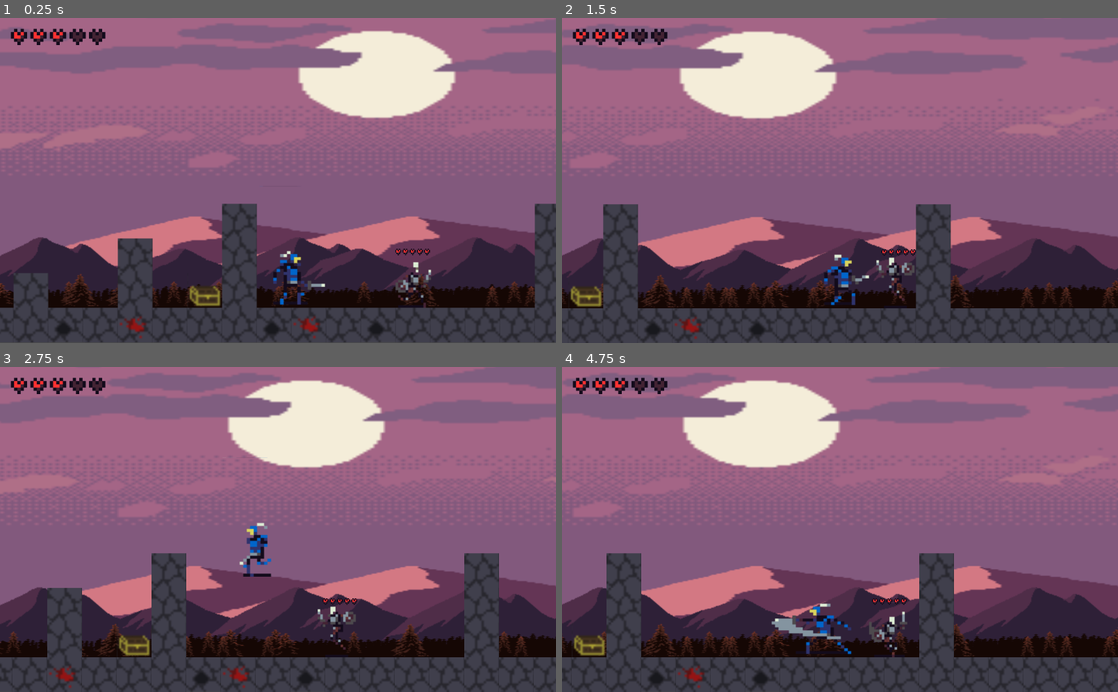
Above: before the commit, frames 1-4 (two rows, left to right).
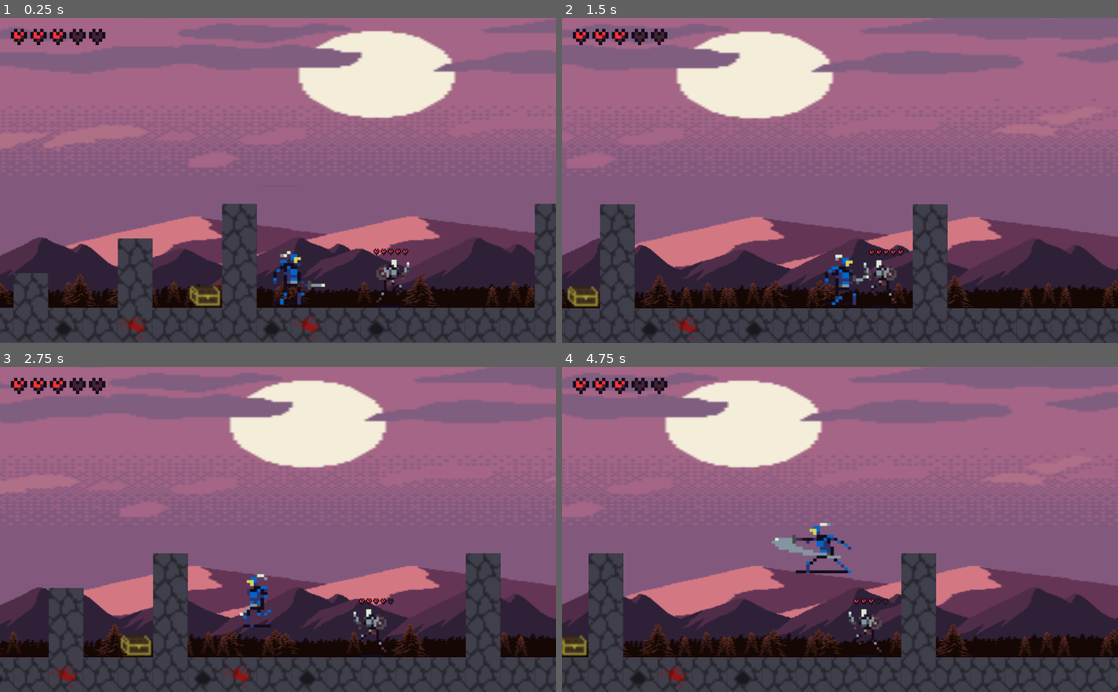
Above: after the commit, the same moments.

Repository: DEDaWil/game_heh
Game: Godot game, scene res://scenes/level.tscn
Same seed, same stepped clock (60 frames per second), same inputs: the game is played once before the commit and once after it.
Inputs (mouse positions are in pixels of both pictures, inside the frame that each line leads up to):
- Up to frame 1 (0.25 s): no input
- Up to frame 2 (1.5 s): move the mouse to (962, 164) at 0.52 s; hold W (player_up) 0.53-1.28 s; hold D (player_right) from 0.53 s (still down); move the mouse to (728, 196) at 1.27 s; click (728, 196) at 1.35 s
- Up to frame 3 (2.75 s): tap W (player_up) at 1.52, 1.55, 1.82 s; move the mouse to (333, 458) at 2.02 s; release D (player_right) at 2.03 s; hold A (player_left) from 2.03 s (still down); hold W (player_up) from 2.03 s (still down)
- Up to frame 4 (4.75 s): move the mouse to (812, 594) at 2.77 s; release A (player_left) at 2.78 s; release W (player_up) at 2.78 s; hold D (player_right) 2.78-4.28 s; click (812, 594) at 2.85 s; tap W (player_up) at 3.02, 3.05, 3.32, 4.52, 4.55 s; move the mouse to (1006, 578) at 3.52 s; hold W (player_up) 3.53-4.28 s; move the mouse to (673, 480) at 4.27 s; hold A (player_left) from 4.28 s (still down); click (673, 480) at 4.35 s

The runs differ from the first frame. In frame 1, 0.6% of the frame differs, in the area x 67-78%, y 70-90%; in frame 2, 3.6%; in frame 3, 2.5%; in frame 4, 12%, in the area x 0-100%, y 0-100%.

Commit message:
fix layers of scenes, fix take damage animation

Diff:
--- a/scenes/player.tscn
+++ b/scenes/player.tscn
@@ -88,6 +88,8 @@
 
 [node name="Player" type="KinematicBody2D"]
 position = Vector2( 92.2597, 86.1677 )
+collision_layer = 2
+collision_mask = 17
 script = ExtResource( 3 )
 
 [node name="Sprite" type="Sprite" parent="."]
@@ -112,3 +114,5 @@
 [node name="RayCast2D" type="RayCast2D" parent="."]
 position = Vector2( 0, 14 )
 cast_to = Vector2( 24, 0 )
+collision_mask = 16
+collide_with_areas = true
--- a/scenes/skeleton.tscn
+++ b/scenes/skeleton.tscn
@@ -19,18 +19,6 @@
 "transitions": PoolRealArray( 1, 1, 1, 1 ),
 "update": 1,
 "values": [ 0, 1, 2, 3 ]
-}
-tracks/1/type = "value"
-tracks/1/path = NodePath("CollisionWhenDead:disabled")
-tracks/1/interp = 1
-tracks/1/loop_wrap = true
-tracks/1/imported = false
-tracks/1/enabled = true
-tracks/1/keys = {
-"times": PoolRealArray( 0 ),
-"transitions": PoolRealArray( 1 ),
-"update": 1,
-"values": [ false ]
 }
 
 [sub_resource type="Animation" id=2]
@@ -68,11 +56,10 @@
 [sub_resource type="RectangleShape2D" id=4]
 extents = Vector2( 7.83157, 11.8287 )
 
-[sub_resource type="RectangleShape2D" id=5]
-extents = Vector2( 6.96653, 0.0774155 )
-
 [node name="skeleton" type="KinematicBody2D"]
 position = Vector2( 7.02469, 11.3476 )
+collision_layer = 16
+collision_mask = 5
 script = ExtResource( 2 )
 
 [node name="Sprite" type="Sprite" parent="."]
@@ -103,9 +90,5 @@
 __meta__ = {
 "_edit_use_anchors_": false
 }
-
-[node name="CollisionWhenDead" type="CollisionShape2D" parent="."]
-position = Vector2( 1.10482, 23.2098 )
-shape = SubResource( 5 )
 [connection signal="death" from="." to="." method="_on_skeleton_death"]
 [connection signal="health_change" from="." to="." method="_on_skeleton_health_change"]
--- a/scripts/player.gd
+++ b/scripts/player.gd
@@ -1,4 +1,6 @@
 extends KinematicBody2D
+
+var Consts = preload("res://scripts/core/consts.gd")
 
 signal update_hud(health)
 
@@ -11,6 +13,7 @@
 
 # vars
 var velocity = Vector2()
+var direction = Consts.Direction.Left
 
 func _ready():
 	emit_signal("update_hud", health)
@@ -23,31 +26,32 @@
 
 	if $Animations.current_animation != "Hit":
 		if Input.is_action_pressed("player_right"):
-			$Animations.play("Run")
-			$RayCast2D.cast_to.x = abs($RayCast2D.cast_to.x)
-			$Sprite.flip_h = false
-			velocity.x = run_speed
+			run(Consts.Direction.Left)
 		elif Input.is_action_pressed("player_left"):
-			$Animations.play("Run")
-			$RayCast2D.cast_to.x = -1 * abs($RayCast2D.cast_to.x)
-			$Sprite.flip_h = true
-			velocity.x = -run_speed
+			run(Consts.Direction.Right)
 		else:
 			$Animations.play("Idle")
 			velocity.x = 0
 
-	if Input.is_action_pressed("player_up") && is_on_floor():
-		velocity.y = -jump
+		if Input.is_action_pressed("player_up") && is_on_floor():
+			velocity.y = -jump
 
 	velocity.y += gravity * delta
 	velocity = move_and_slide(velocity, Vector2(0, -1))
 
 	detect_weapon_raycasting()
 
+func run(_direction):
+	direction = _direction
+	$Animations.play("Run")
+	$RayCast2D.cast_to.x = direction * abs($RayCast2D.cast_to.x)
+	$Sprite.flip_h = direction == -1
+	velocity.x = direction * run_speed
+
 func detect_weapon_raycasting():
 	if $RayCast2D.enabled:
 		var target = $RayCast2D.get_collider()
 		if target != null:
 			if target.has_method("take_damage"):
-				target.take_damage(damage)
+				target.take_damage(damage, direction)
 				$RayCast2D.enabled = false
--- a/scripts/skeleton.gd
+++ b/scripts/skeleton.gd
@@ -1,4 +1,6 @@
 extends KinematicBody2D
+
+const constants = preload("res://scripts/core/consts.gd");
 
 # signals
 signal death
@@ -19,34 +21,36 @@
 func _physics_process(delta):
 	if health > 0:
 		if $Animation.current_animation == "TakingDamage":
-			velocity.x = 100 * direction
-			if is_on_floor():
-				velocity.y = -200
-		else:
+			print ("0")
+		elif is_on_floor():
 			velocity.x = speed * direction
 			$Animation.play("Walk")
 	velocity.y += (gravity * delta)
 	velocity = move_and_slide(velocity, Vector2(0,-1))
-	if is_on_wall():
+	if is_on_wall() && is_on_floor():
 		change_direction()
 
 func change_direction():
 	direction *= -1
 	$Sprite.flip_h = !$Sprite.flip_h
 
-func take_damage(damage):
-	$Animation.play("TakingDamage")
+func take_damage(damage, _direction):
+	velocity.x = speed * _direction
+	velocity.y = -200
 	health -= damage
 	emit_signal("health_change")
-	if health <= 0:
-		health = 0
-		emit_signal("death")
 
 func _on_skeleton_death():
+	set_collision_layer_bit(constants.Layers.Enemy, false)
 	velocity.x = 0
-	$CollisionShape2D.set_deferred("disabled", true)
 	$Animation.play("Death")
 
 
 func _on_skeleton_health_change():
+	if health <= 0:
+		health = 0
+		emit_signal("death")
+	else:
+		$Animation.stop()
+		$Animation.play("TakingDamage")
 	$HealthBar.value = health
Not shown: 1 places in scenes/skeleton.tscn that only renumber resources
